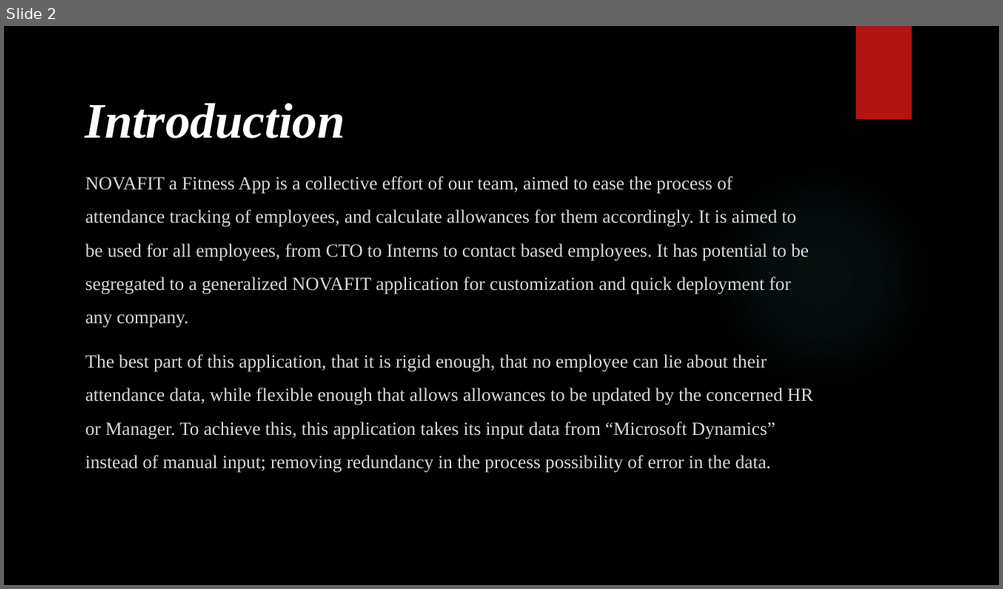
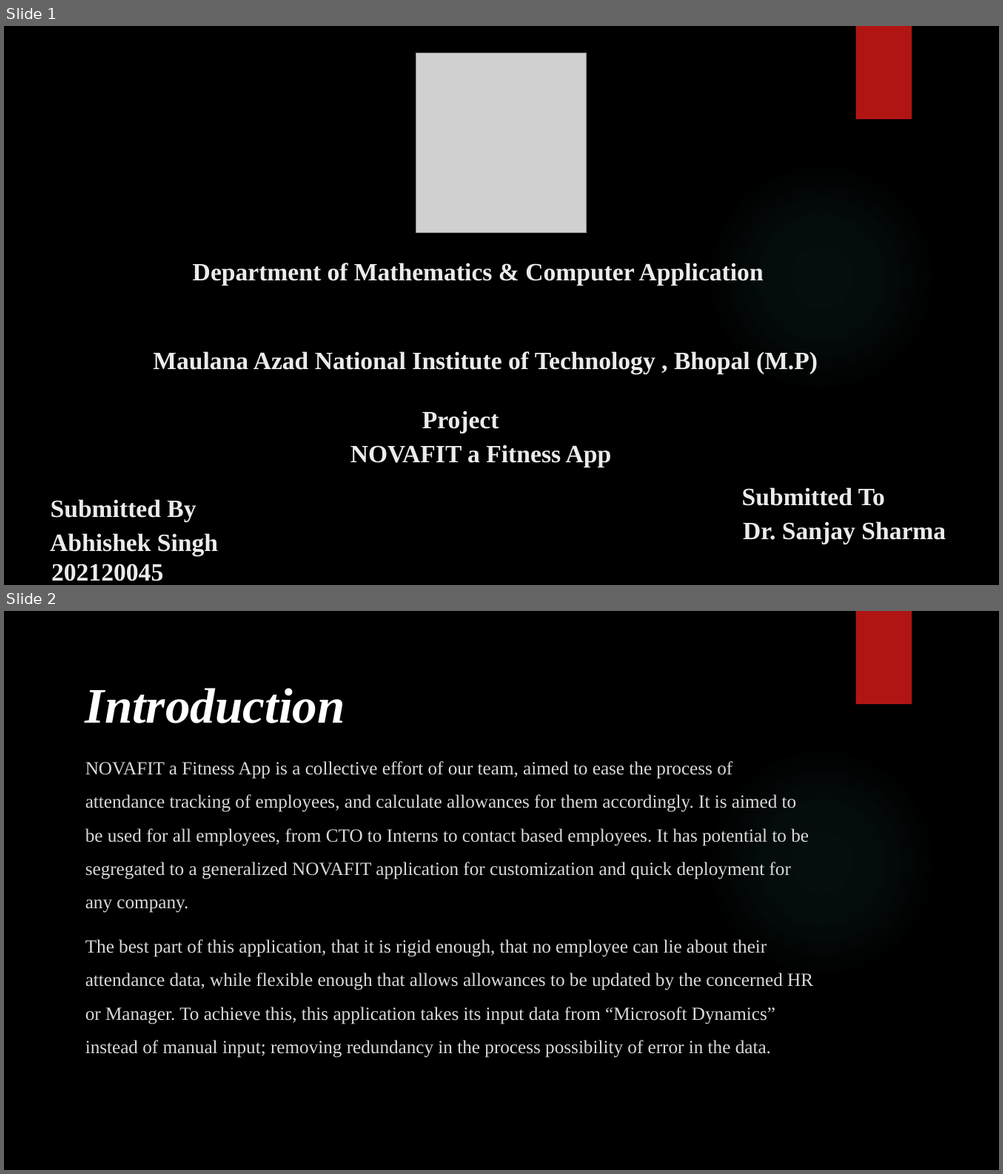
Before and after one commit to abhisheks10202/report, a slide deck: doggo ppt.pptx. Shown one above the other, each under a label of ours: slide 2 before the commit, slides 1 and 2 after it. The pictures are 1003x589 and 1003x1174 pixels, drawn with LibreOffice and Linux fonts; fonts in the diff are those of the drawing; grey boxes stand for pictures; background and template pictures are left out. Boxes give left, top, right and bottom in pixels: in the first picture for what was removed or moved away, otherwise in the second. Text is boxed around its words. In the diff, an @@ line names an element or a change of style, - is before the commit and + after.

```diff
--- a/doggo ppt.pptx
+++ b/doggo ppt.pptx
@@ slide 1 added at [4,26,999,585], background picture (left out); not listed: 2 template elements that a slide beside it also shows @@
@@ picture added at [417,53,586,233] @@
@@ text added at [193,263,763,286], 24 pt, text #EBEBEB, bold @@
+Department of Mathematics & Computer Application
@@ title added at [153,352,817,375], 24 pt, text #EBEBEB, bold @@
+Maulana Azad National Institute of Technology , Bhopal (M.P)
@@ text added at [350,411,612,467], 24 pt, text #EBEBEB, bold @@
+Project
+NOVAFIT a Fitness App
@@ text added at [742,488,945,545], 24 pt, text #EBEBEB, bold @@
+Submitted To
+Dr. Sanjay Sharma
@@ text added at [50,500,218,582], 24 pt, text #EBEBEB, bold @@
+Submitted By
+Abhishek Singh
+202120045
```
Also in this commit, not shown: 3 slides changed, 1 other slide added, 2 slides removed, 2 other files.
